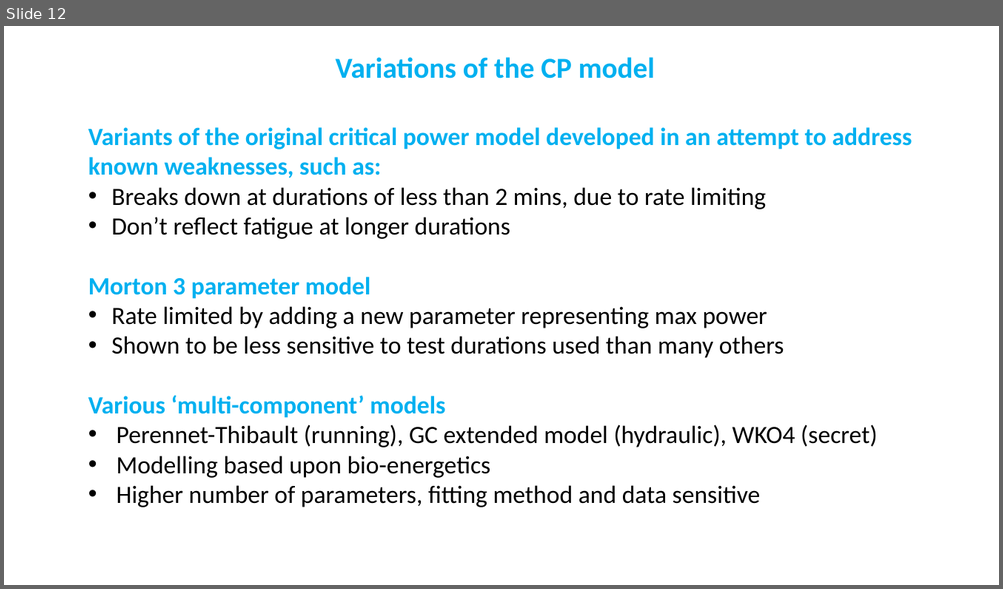
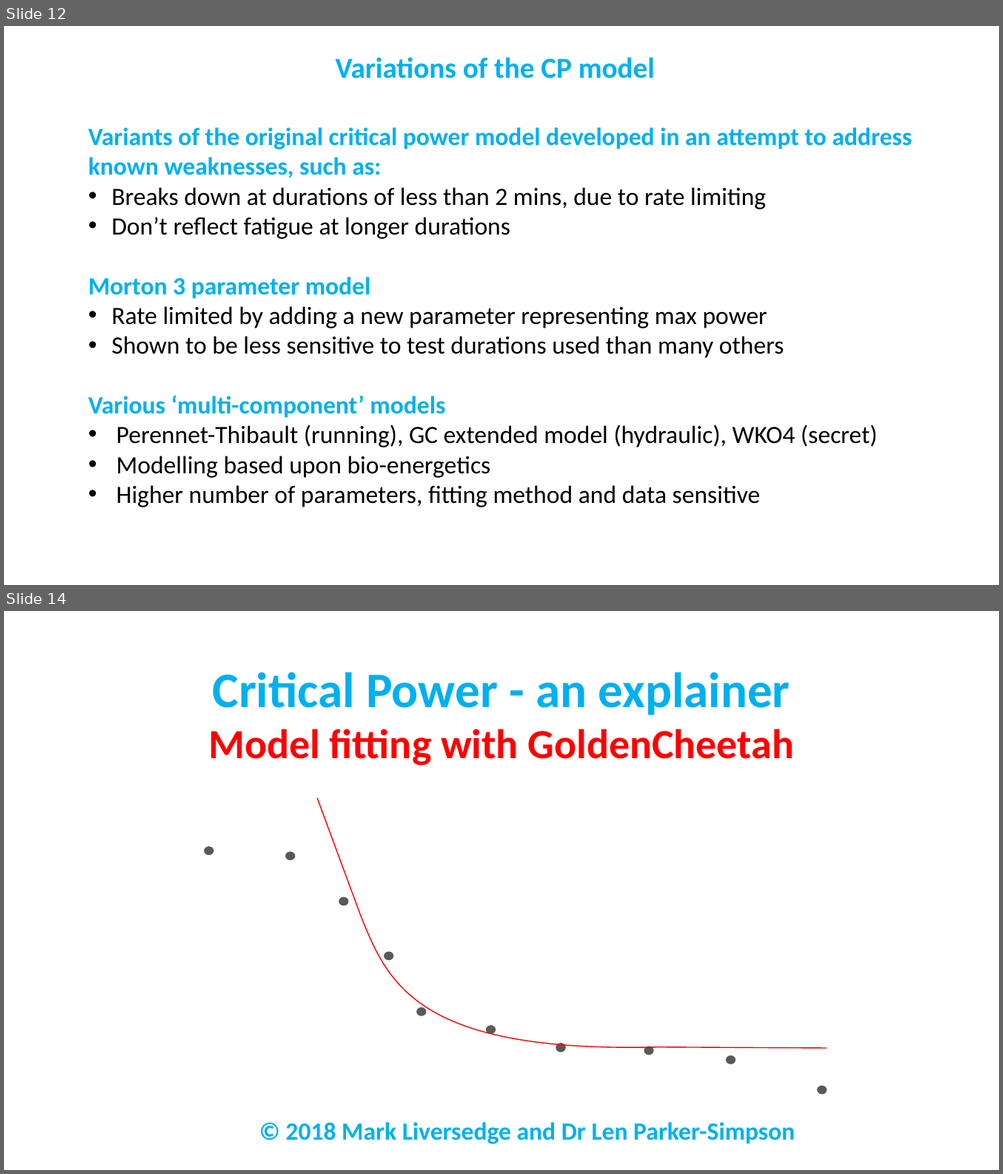
Before and after one commit to GoldenCheetah/GoldenCheetah, a slide deck: doc/user/CP Model Explainer.pptx. Shown one above the other, each under a label of ours: slide 12 before the commit, slides 12 and 14 after it; the slides between them are not shown. The pictures are 1003x589 and 1003x1174 pixels, drawn with LibreOffice and Linux fonts; fonts in the diff are those of the drawing. Boxes give left, top, right and bottom in pixels: in the first picture for what was removed or moved away, otherwise in the second. Text is boxed around its words. In the diff, an @@ line names an element or a change of style, - is before the commit and + after.

Commit message:
CP Explainer Deck Updates
.. forgot to commit earlier in the year.

```diff
--- a/doc/user/CP Model Explainer.pptx
+++ b/doc/user/CP Model Explainer.pptx
@@ slide 14 added at <box>4,611,999,1170</box>, background #FFFFFF @@
@@ text added at <box>209,672,794,766</box>, 40 pt, text #FF0000, bold @@
+Critical Power - an explainer
+Model fitting with GoldenCheetah
@@ line added from (360, 913) to (317, 798), #FF0000 1 pt @@
@@ ellipse added at <box>204,847,213,856</box>, fill #595959 @@
@@ ellipse added at <box>285,852,295,861</box>, fill #595959 @@
@@ freeform shape added at <box>360,854,655,1108</box>, outline #FF0000 1 pt @@
@@ ellipse added at <box>339,897,349,906</box>, fill #595959 @@
@@ ellipse added at <box>384,952,393,961</box>, fill #595959 @@
@@ ellipse added at <box>417,1008,427,1017</box>, fill #595959 @@
@@ ellipse added at <box>486,1026,495,1035</box>, fill #595959 @@
@@ ellipse added at <box>555,1044,565,1053</box>, fill #595959 @@
@@ ellipse added at <box>555,1043,565,1052</box>, fill #595959 @@
@@ ellipse added at <box>644,1047,654,1056</box>, fill #595959 @@
@@ line added from (655, 1048) to (827, 1048), #FF0000 1 pt @@
@@ ellipse added at <box>726,1056,735,1065</box>, fill #595959 @@
@@ ellipse added at <box>817,1086,826,1095</box>, fill #595959 @@
@@ text added at <box>285,1122,794,1145</box>, 24 pt, text #00B0F0, bold @@
+© 2018 Mark Liversedge and Dr Len Parker-Simpson
```
Also in this commit, not shown: 3 slides changed, 8 other slides added.
